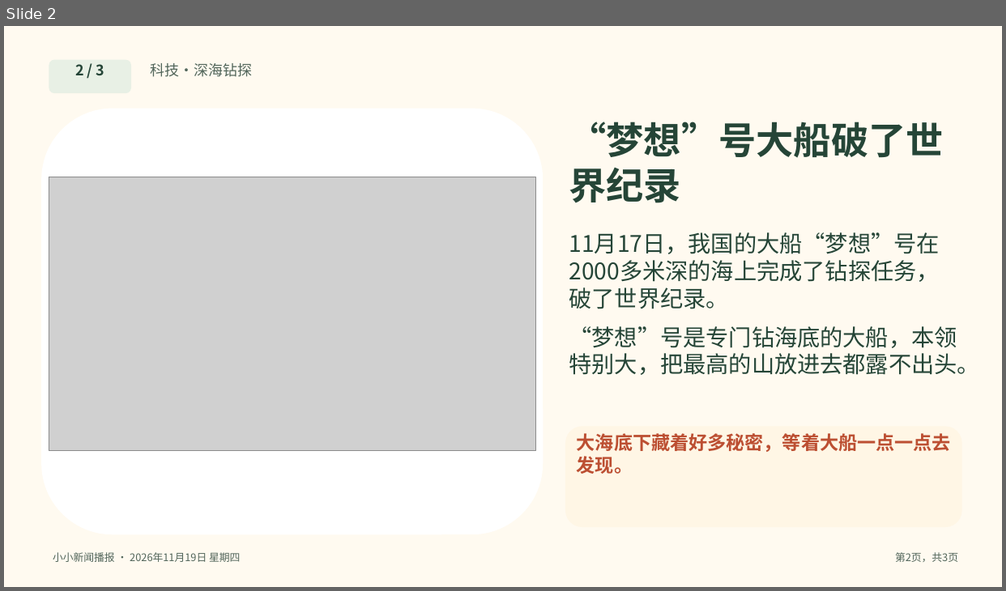
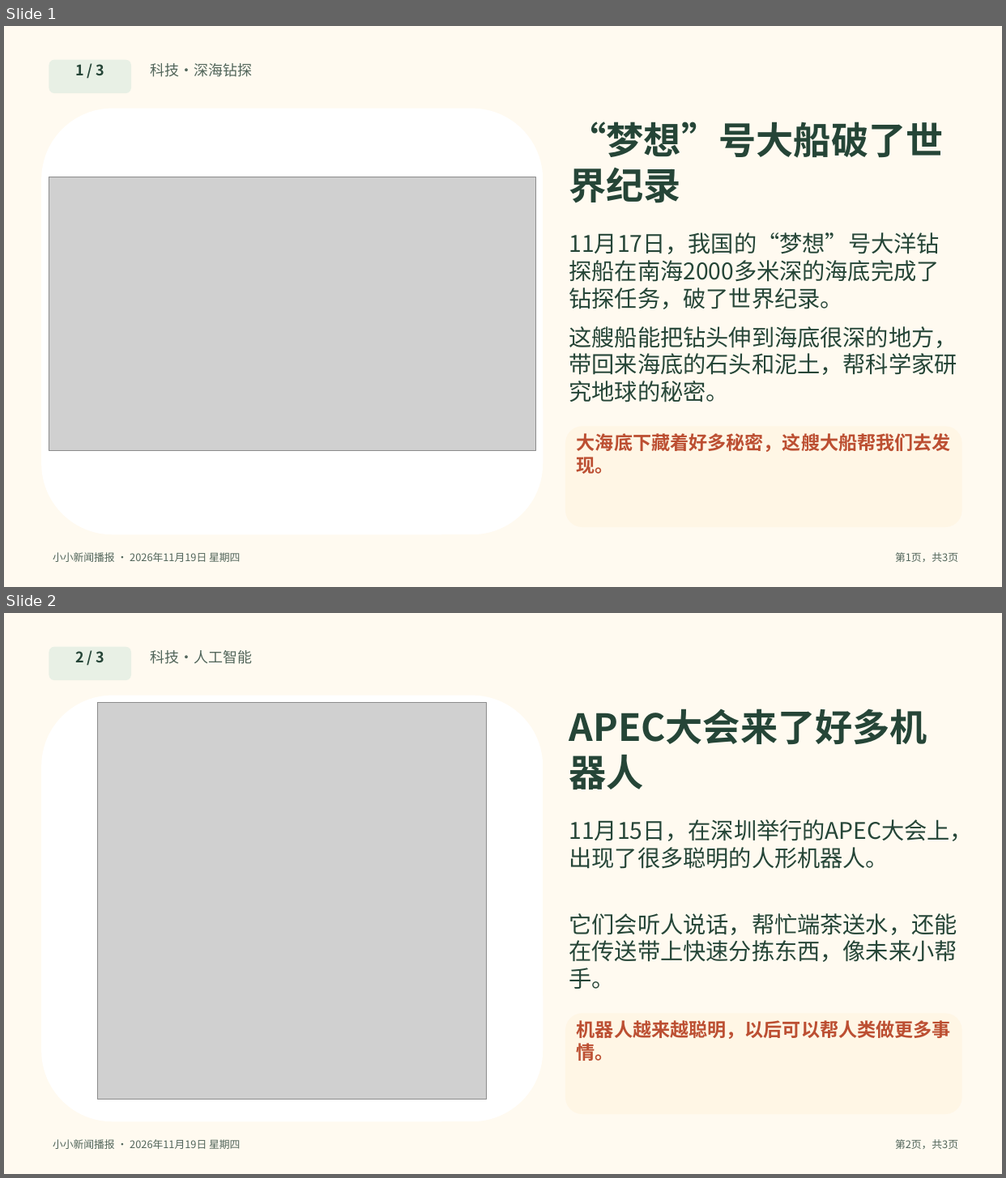
Before and after one commit to solomonhe-hgx/daily-news, a slide deck: daily-news/2026-11-19/今日新闻-2026-11-19.pptx. Shown one above the other, each under a label of ours: slide 2 before the commit, slides 1 and 2 after it. The pictures are 1006x591 and 1006x1178 pixels, drawn with LibreOffice and Linux fonts; fonts in the diff are those of the drawing; grey boxes stand for pictures. Boxes give left, top, right and bottom in pixels: in the first picture for what was removed or moved away, otherwise in the second. Text is boxed around its words. In the diff, an @@ line names an element or a change of style, - is before the commit and + after.

Commit message:
Update 2026-11-19 news: Mengxiang drillship, APEC robots, wind-power umbrella
Replace previous topics (glossy ibis, Shangri-La school) with three
diverse stories: deep-sea drilling tech, AI robots at APEC, and
high-altitude wind energy. Refresh images, sources, and PPTX to match.

```diff
--- a/daily-news/2026-11-19/今日新闻-2026-11-19.pptx
+++ b/daily-news/2026-11-19/今日新闻-2026-11-19.pptx
@@ slide 2 added at [4,613,1002,1174], background #FFFFFF @@
@@ rectangle added at [4,613,1002,1174], fill #FFFAF0 @@
@@ rounded rectangle added at [49,647,131,680], fill #E8F0E5 @@
@@ text added at [75,651,105,663], 14 pt, text #254537, bold @@
+2 / 3
@@ text added at [150,650,252,664], 14 pt, text #52665B @@
+科技·人工智能
@@ rounded rectangle added at [41,696,543,1122], fill #FFFFFF @@
@@ picture added at [98,703,487,1100] @@
@@ text added at [565,703,962,811], 36 pt, text #254537, bold @@
+APEC大会来了好多机器人
@@ text added at [569,820,974,869], 22 pt, text #254537 @@
+11月15日，在深圳举行的APEC大会上，出现了很多聪明的人形机器人。
@@ text added at [569,914,957,989], 22 pt, text #254537 @@
+它们会听人说话，帮忙端茶送水，还能在传送带上快速分拣东西，像未来小帮手。
@@ rounded rectangle added at [565,1013,962,1114], fill #FFF6E5 @@
@@ text added at [577,1020,951,1061], 18 pt, text #BC4F32, bold @@
+机器人越来越聪明，以后可以帮人类做更多事情。
@@ text added at [53,1139,240,1149], 10 pt, text #52665B @@
+小小新闻播报 · 2026年11月19日 星期四
@@ text added at [895,1139,958,1149], 10 pt, text #52665B @@
+第2页，共3页
@@ what was slide 2 is now slide 1 @@
@@ slide 1 changed as well @@
@@ text at [75,64,105,76]: text changed @@
-2 / 3
+1 / 3
@@ text at [569,233,940,310]: text changed @@
-11月17日，我国的大船“梦想”号在2000多米深的海上完成了钻探任务，破了世界纪录。
+11月17日，我国的“梦想”号大洋钻探船在南海2000多米深的海底完成了钻探任务，破了世界纪录。
@@ text at [569,327,957,403]: text changed @@
-“梦想”号是专门钻海底的大船，本领特别大，把最高的山放进去都露不出头。
+这艘船能把钻头伸到海底很深的地方，带回来海底的石头和泥土，帮科学家研究地球的秘密。
@@ text at [577,433,951,474]: text changed @@
-大海底下藏着好多秘密，等着大船一点一点去发现。
+大海底下藏着好多秘密，这艘大船帮我们去发现。
@@ text at [895,552,958,562]: text changed @@
-第2页，共3页
+第1页，共3页
```
Also in this commit, not shown: 1 other slide changed, 1 slide removed, 11 other files.
